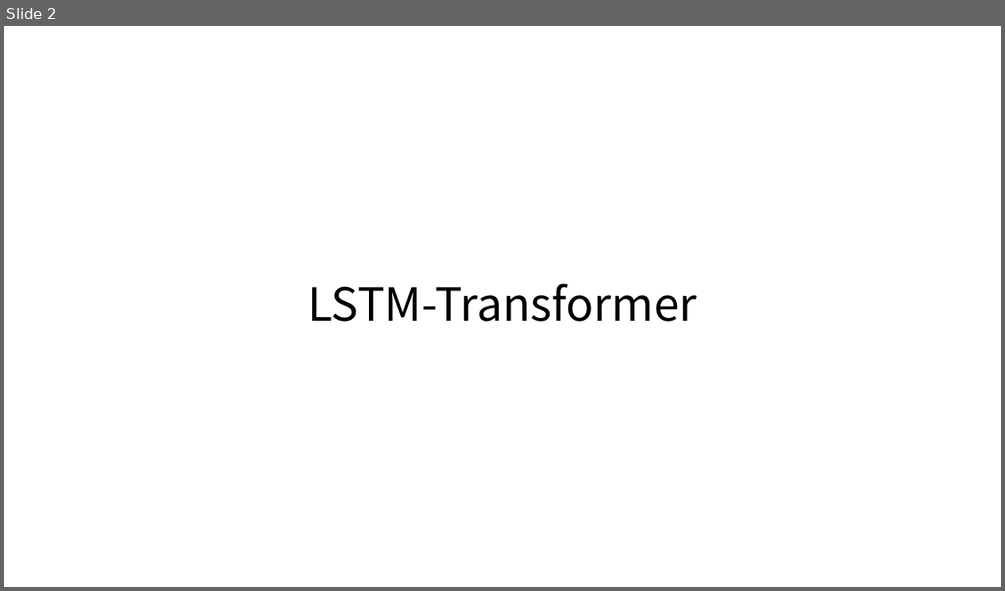
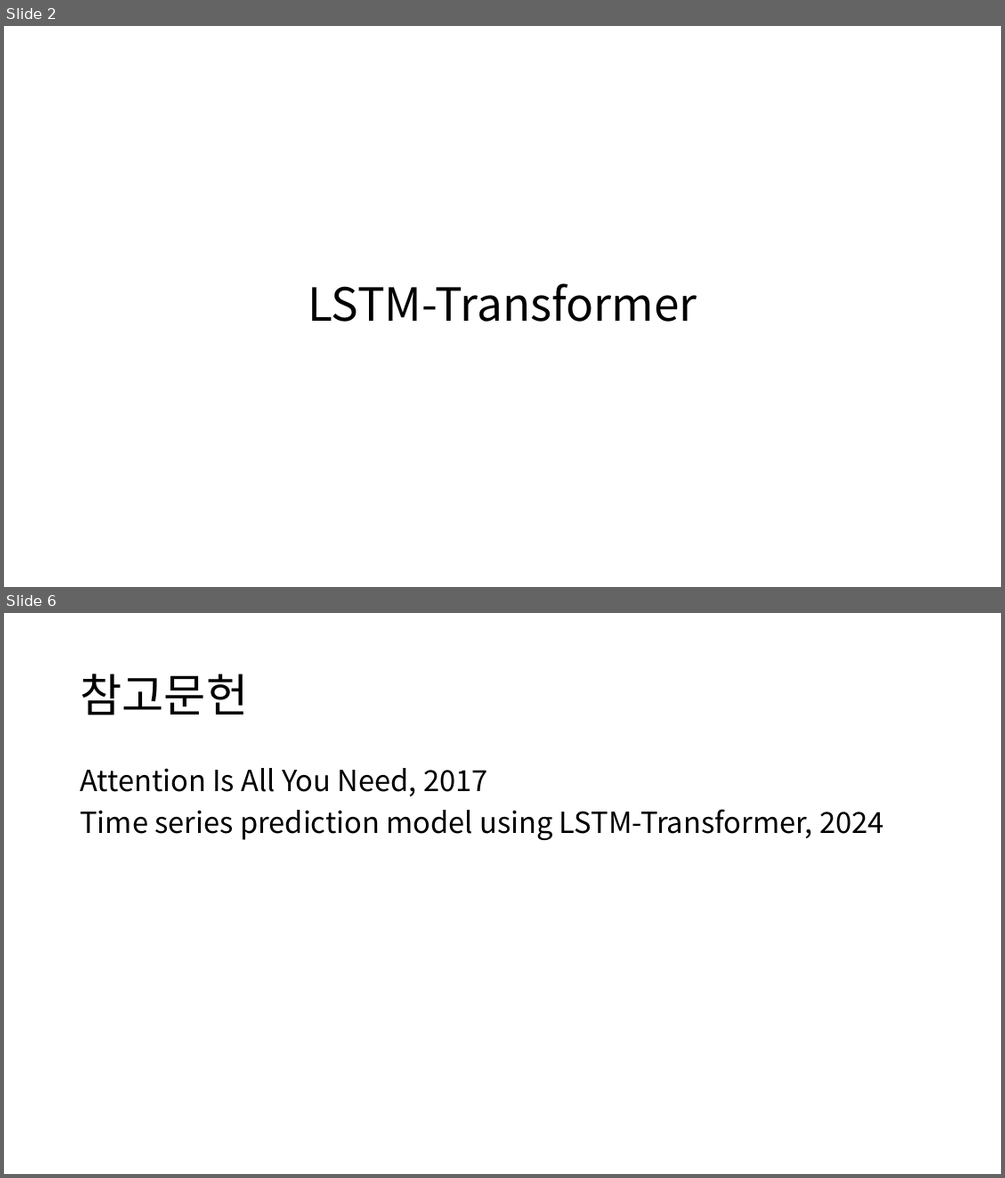
Before and after one commit to Noaplex/capstone, a slide deck: LSTM_Transformer_Parallel.pptx. Shown one above the other, each under a label of ours: slide 2 before the commit, slides 2 and 6 after it; the slides between them are not shown. The pictures are 1005x591 and 1005x1178 pixels, drawn with LibreOffice and Linux fonts; fonts in the diff are those of the drawing. Boxes give left, top, right and bottom in pixels: in the first picture for what was removed or moved away, otherwise in the second. Text is boxed around its words. In the diff, an @@ line names an element or a change of style, - is before the commit and + after.

```diff
--- a/LSTM_Transformer_Parallel.pptx
+++ b/LSTM_Transformer_Parallel.pptx
@@ slide 6 added at (x1=4, y1=613, x2=1001, y2=1174), background #FFFFFF @@
@@ title added at (x1=80, y1=674, x2=248, y2=715), 44 pt, text #000000 @@
+참고문헌
@@ text added at (x1=80, y1=768, x2=884, y2=840), 28 pt, text #000000 @@
+Attention Is All You Need, 2017
+Time series prediction model using LSTM-Transformer, 2024
```
Also in this commit, not shown: 2 slides changed, 1 other slide added, 1 slide removed.
